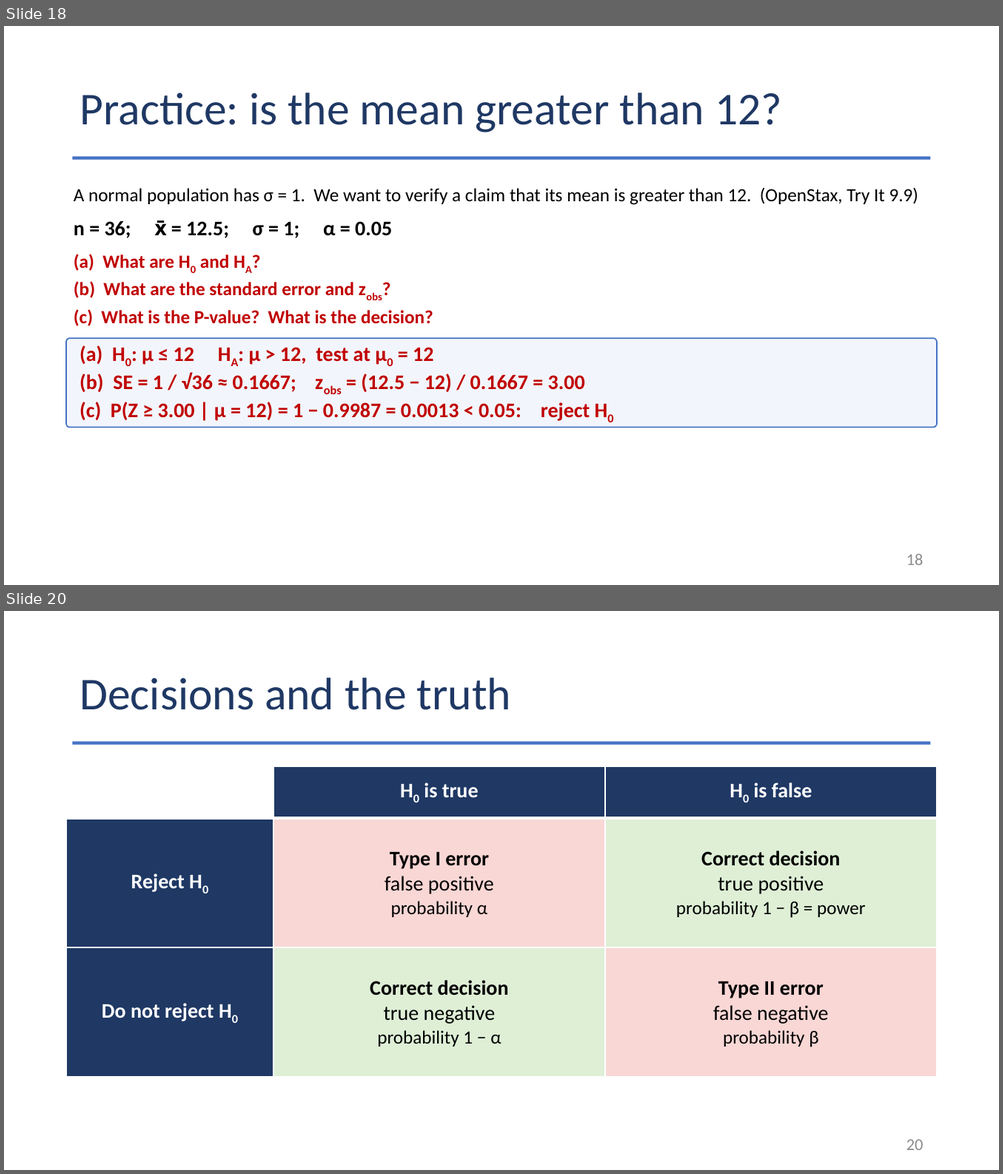
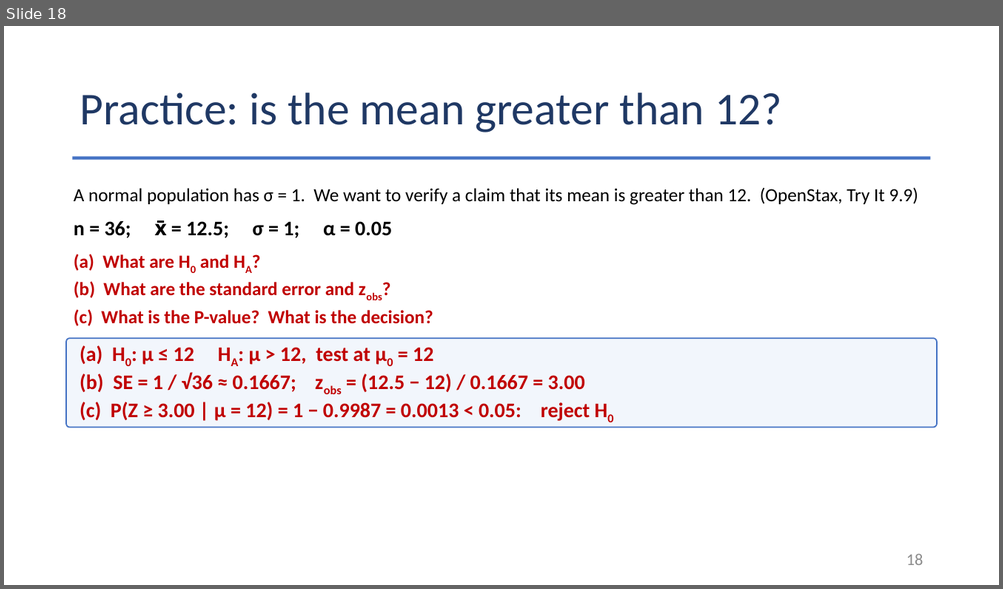
Before and after one commit to Jarred6068/Kvamme_UI_STAT251, a slide deck: docs/lecture_slides/Week 11/2026/Week11_Lecture25_Slides_11_02_2026.pptx. Shown one above the other, each under a label of ours: slides 18 and 20 before the commit, slide 18 after it; the slides between them are not shown. The pictures are 1003x1174 and 1003x589 pixels, drawn with LibreOffice and Linux fonts; fonts in the diff are those of the drawing. Boxes give left, top, right and bottom in pixels: in the first picture for what was removed or moved away, otherwise in the second. Text is boxed around its words. In the diff, an @@ line names an element or a change of style, - is before the commit and + after.

```diff
--- a/docs/lecture_slides/Week 11/2026/Week11_Lecture25_Slides_11_02_2026.pptx
+++ b/docs/lecture_slides/Week 11/2026/Week11_Lecture25_Slides_11_02_2026.pptx
@@ slide 20 removed at (4, 611, 999, 1170), background #FFFFFF @@
@@ title removed at (79, 678, 511, 710) @@
-Decisions and the truth
@@ rectangle removed at (73, 741, 930, 744) @@
@@ table removed at (66, 766, 936, 1077), 3 rows, 3 columns @@
- | H0 is true | H0 is false
-Reject H0 | Type I error / false positive / probability α | Correct decision / true positive / probability 1 − β = power
-Do not reject H0 | Correct decision / true negative / probability 1 − α | Type II error / false negative / probability β
@@ page number removed at (906, 1139, 923, 1150) @@
-20
```
Also in this commit, not shown: 1 slide changed, 11 other slides removed, 47 other files.
